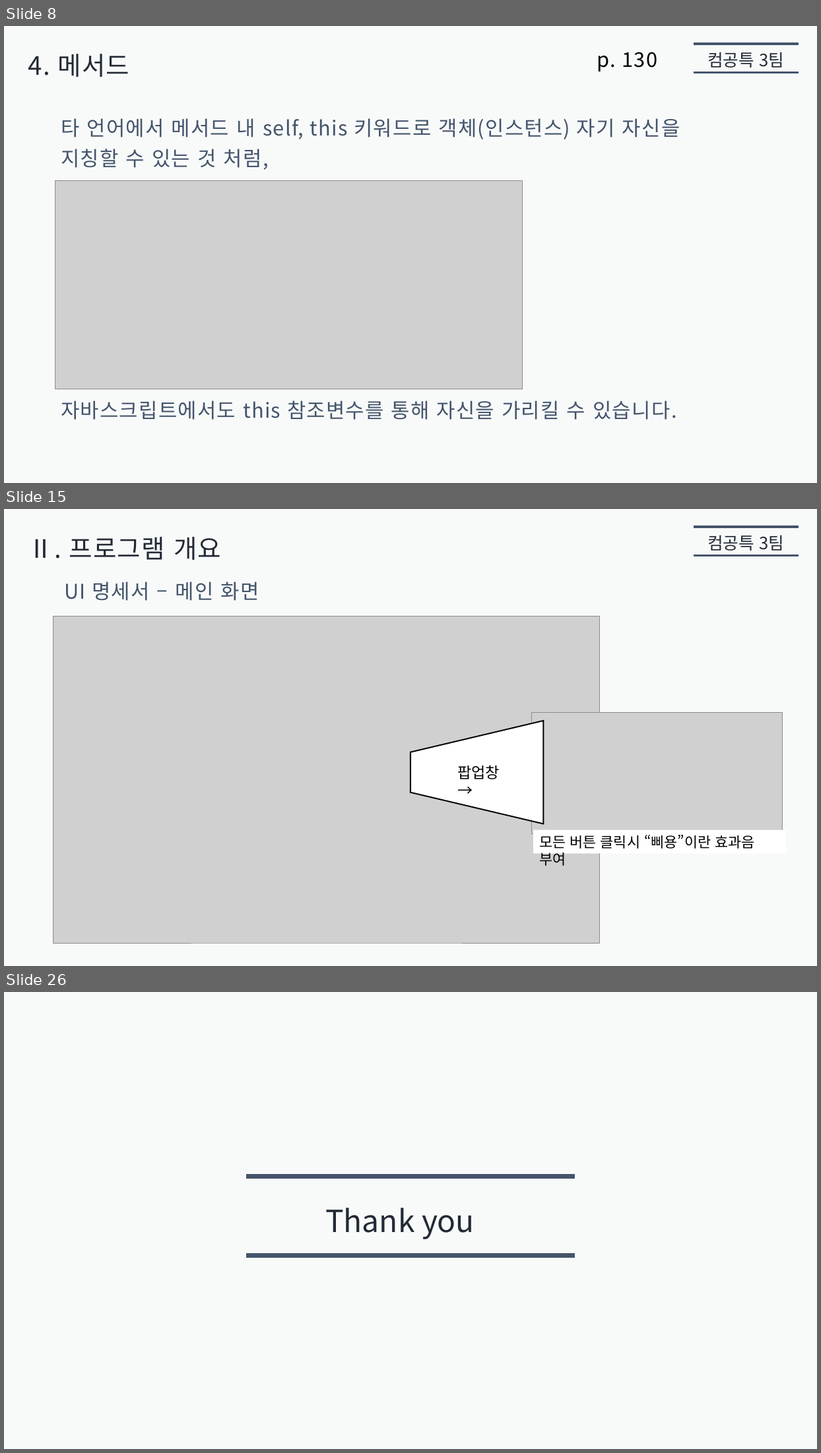
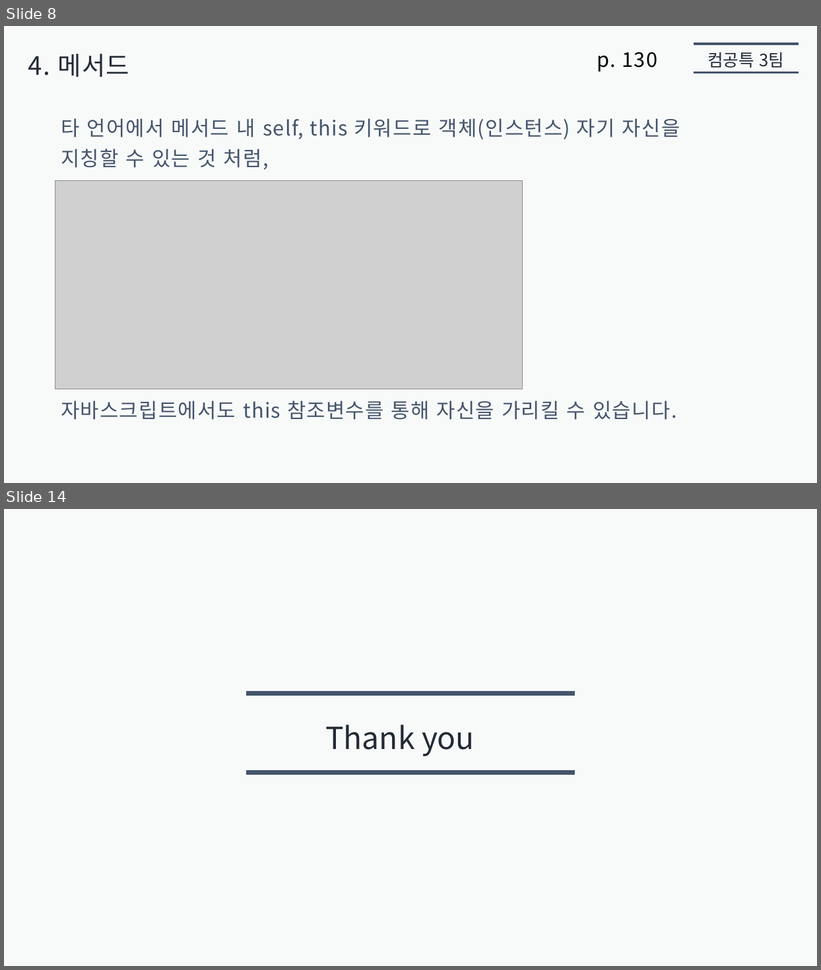
Before and after one commit to jaehoo1/Modern-JavaScript-Deep-Dive, a slide deck: 05. 객체 리터럴/presentation5/jaehoo1/객체_리터럴.pptx. Shown one above the other, each under a label of ours: slides 8, 15 and 26 before the commit, slides 8 and 14 after it; the slides between them are not shown. The pictures are 821x1453 and 821x970 pixels, drawn with LibreOffice and Linux fonts; fonts in the diff are those of the drawing; grey boxes stand for pictures. Boxes give left, top, right and bottom in pixels: in the first picture for what was removed or moved away, otherwise in the second. Text is boxed around its words. In the diff, an @@ line names an element or a change of style, - is before the commit and + after.

```diff
--- a/05. 객체 리터럴/presentation5/jaehoo1/객체_리터럴.pptx
+++ b/05. 객체 리터럴/presentation5/jaehoo1/객체_리터럴.pptx
@@ slide 15 removed at (4,509,817,966), background #F8FAFA @@
@@ line removed from (694, 527) to (799, 527) @@
@@ text removed at (28,537,221,560) @@
-Ⅱ. 프로그램 개요
@@ text removed at (708,535,784,551) @@
-컴공특 3팀
@@ line removed from (694, 555) to (799, 555) @@
@@ text removed at (64,582,259,601) @@
-UI 명세서 – 메인 화면
@@ picture removed at (54,616,600,943) @@
@@ trapezoid removed at (411,721,543,824) @@
@@ picture removed at (531,713,783,834) @@
@@ text removed at (457,765,500,780) @@
-팝업창 →
@@ rectangle removed at (533,830,787,854) @@
-모든 버튼 클릭시 “삐용”이란 효과음 부여
@@ what was slide 26 is now slide 14 @@
```
Also in this commit, not shown: 1 slide changed, 4 slides added, 15 other slides removed.
